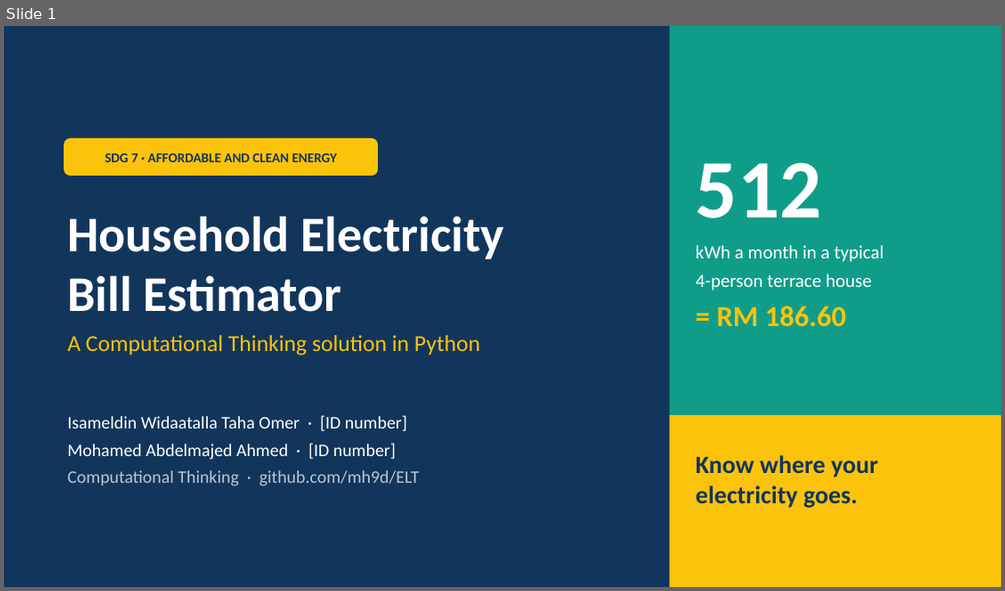
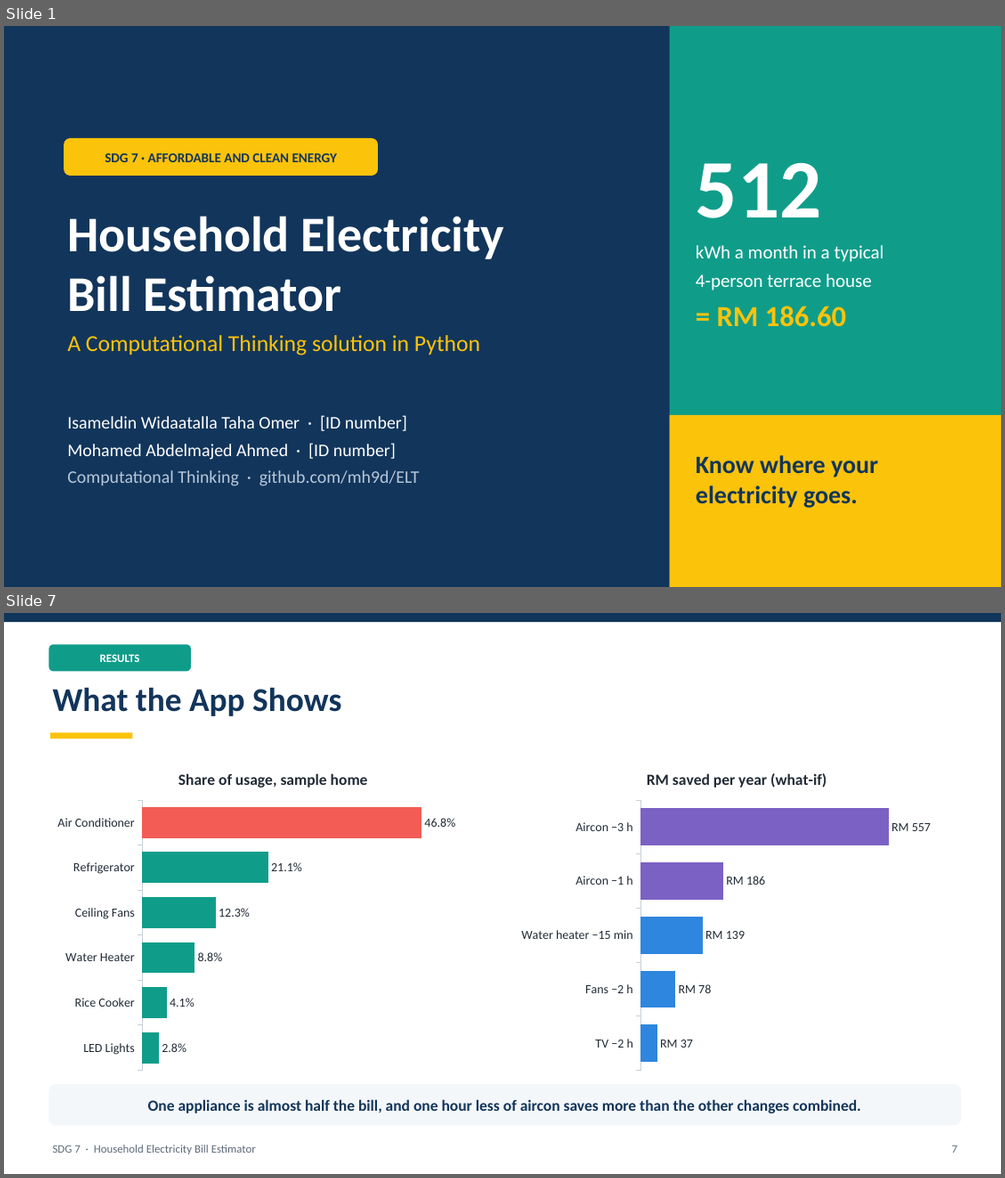
Before and after one commit to mh9d/ELT, a slide deck: docs/Slides_SDG7_Electricity_Bill_Estimator.pptx. Shown one above the other, each under a label of ours: slide 1 before the commit, slides 1 and 7 after it; the slides between them are not shown. The pictures are 1005x591 and 1005x1178 pixels, drawn with LibreOffice and Linux fonts; fonts in the diff are those of the drawing. Boxes give left, top, right and bottom in pixels: in the first picture for what was removed or moved away, otherwise in the second. Text is boxed around its words. In the diff, an @@ line names an element or a change of style, - is before the commit and + after.

```diff
--- a/docs/Slides_SDG7_Electricity_Bill_Estimator.pptx
+++ b/docs/Slides_SDG7_Electricity_Bill_Estimator.pptx
@@ slide 7 added at (4,613,1001,1174), background #FFFFFF @@
@@ rectangle added at (4,613,1001,622), fill #12355B @@
@@ rounded rectangle added at (48,644,191,672), fill #0F9D8A, 11 pt, text #FFFFFF, bold @@
+RESULTS
@@ text added at (53,687,341,716), 32 pt, text #12355B, bold @@
+What the App Shows
@@ rectangle added at (50,732,133,738), fill #FCC30B @@
@@ bar chart added at (48,755,498,1077) @@
+title "Share of usage, sample home"
+categories: LED Lights, Rice Cooker, Water Heater, Ceiling Fans, Refrigerator, Air Conditioner
+Series 1: 2.8, 4.1, 8.8, 12.3, 21.1, 46.8
@@ bar chart added at (512,755,961,1077) @@
+title "RM saved per year (what-if)"
+categories: TV −2 h, Fans −2 h, Water heater −15 min, Aircon −1 h, Aircon −3 h
+Series 1: 37, 78, 139, 186, 557
@@ rounded rectangle added at (48,1084,961,1126), fill #F4F7FA, 15 pt, text #12355B, bold @@
+One appliance is almost half the bill, and one hour less of aircon saves more than the other changes combined.
@@ text added at (53,1144,256,1154), 11 pt, text #5F6B7A @@
+SDG 7 · Household Electricity Bill Estimator
@@ text added at (952,1145,957,1152), 11 pt, text #5F6B7A @@
+7
```
Also in this commit, not shown: 3 slides changed, 3 other slides added, 15 slides removed, 1 other file.
